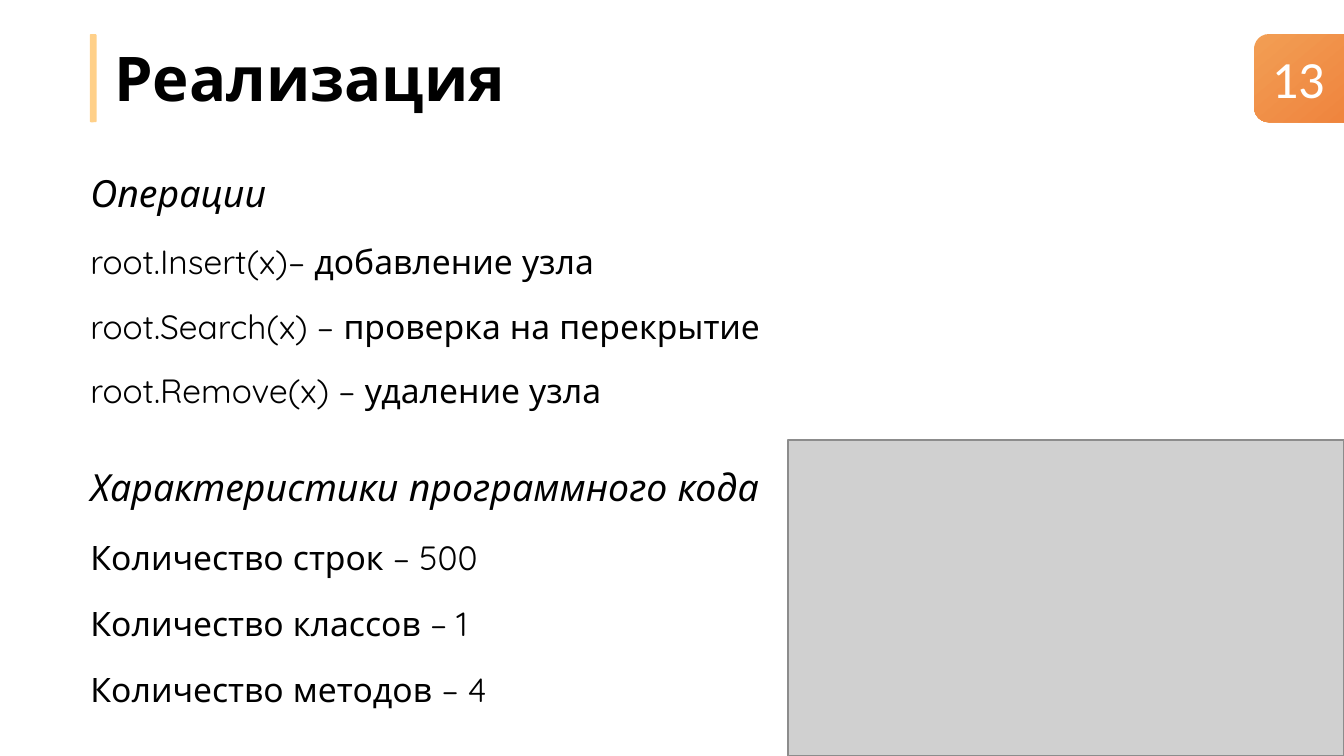
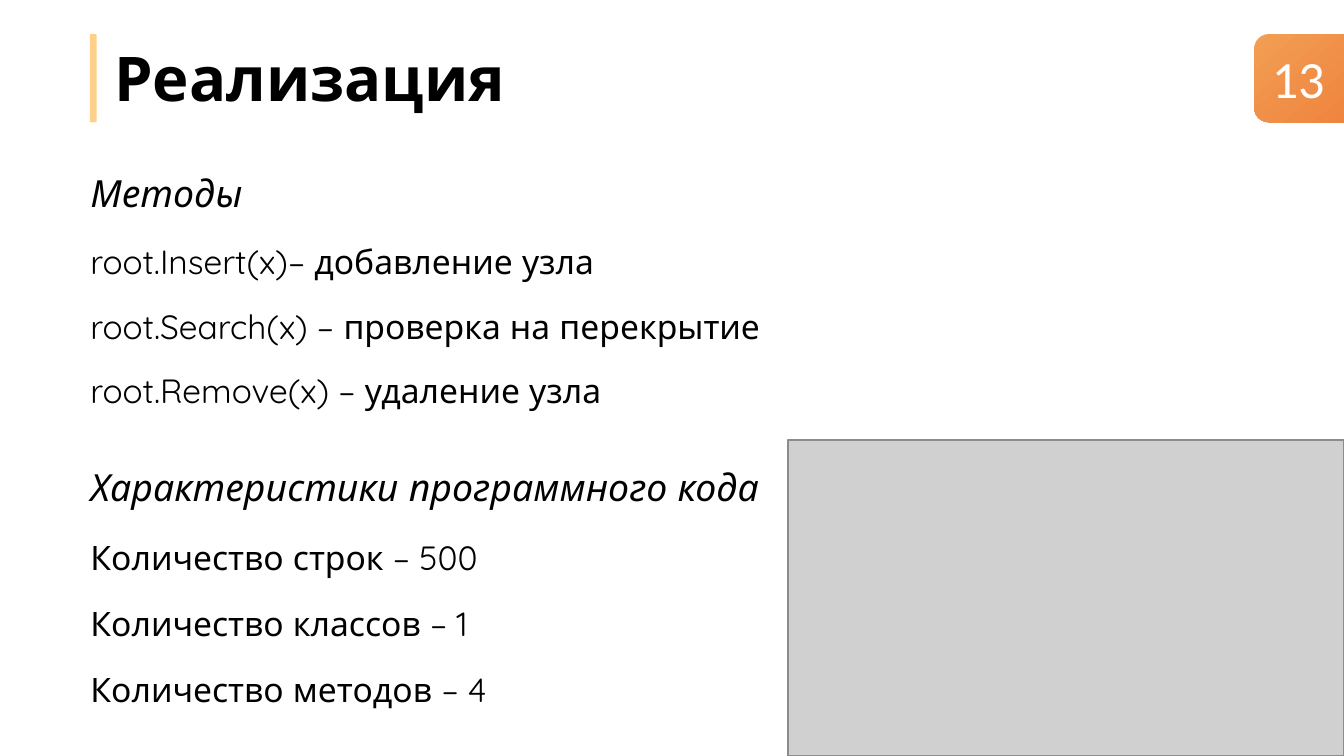
Before and after one commit to nikitachurganov/Interval-Tree, a slide deck: slide 13 of Дерево интервалов.pptx. Drawn at 1344x756 pixels with LibreOffice and Linux fonts; fonts in the diff are those of the drawing; grey boxes stand for pictures. Boxes give left, top, right and bottom in pixels: in the first picture for what was removed or moved away, otherwise in the second. Text is boxed around its words. In the diff, an @@ line names an element or a change of style, - is before the commit and + after.

```diff
--- a/Дерево интервалов.pptx
+++ b/Дерево интервалов.pptx
@@ text at [90,178,242,208]: text changed @@
-Операции
+Методы
```
Also in this commit, not shown: 4 other slides changed.
